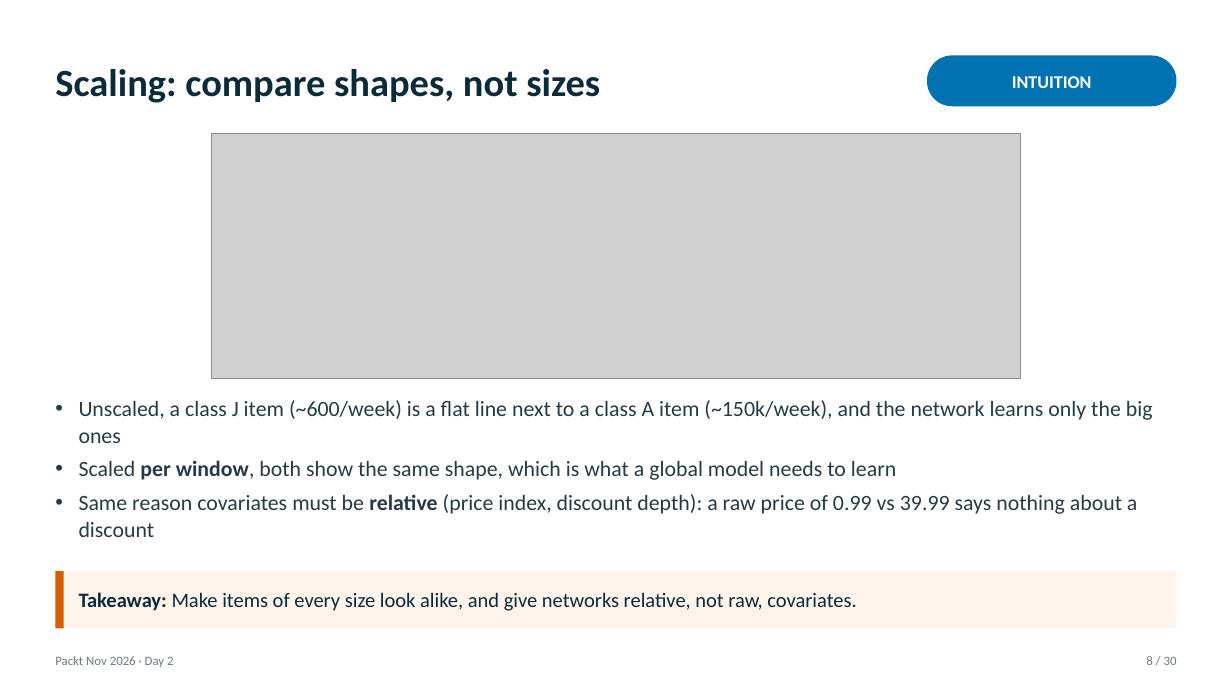
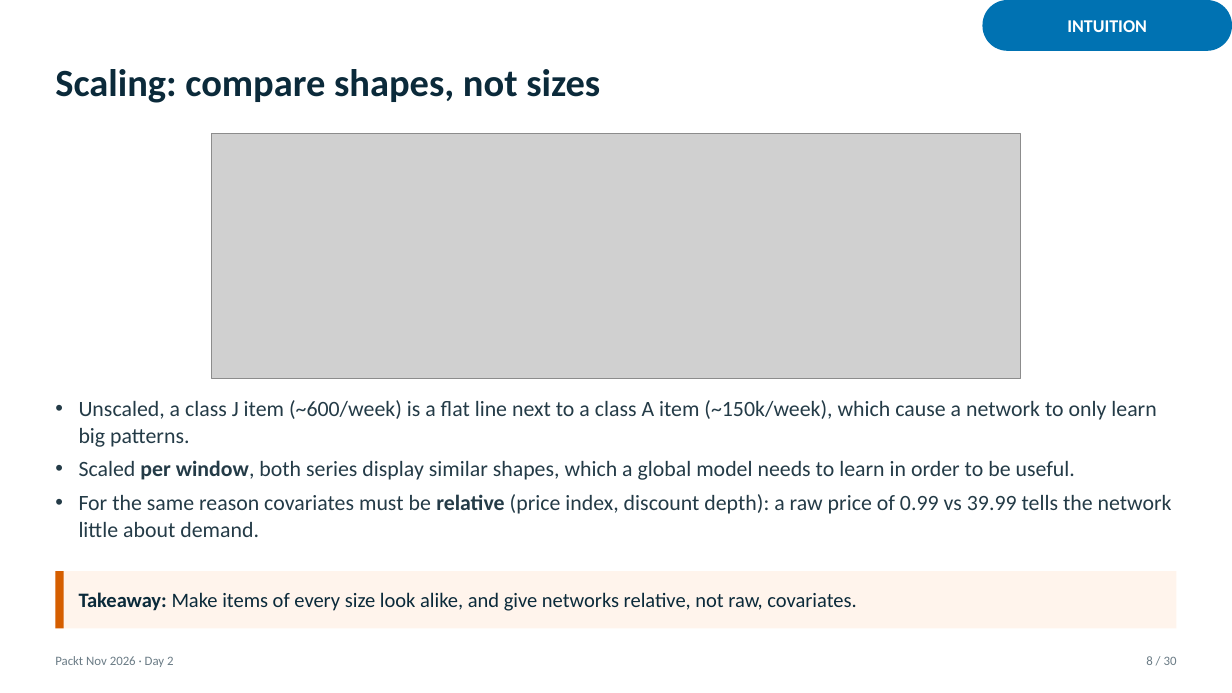
Before and after one commit to tackes/time-series-forecasting-bootcamp, a slide deck: slide 9 of day2_neural/slides_full/day2_slides.pptx (slide 8 before the commit). Drawn at 1232x693 pixels with LibreOffice and Linux fonts; fonts in the diff are those of the drawing; grey boxes stand for pictures. Boxes give left, top, right and bottom in pixels: in the first picture for what was removed or moved away, otherwise in the second. Text is boxed around its words. In the diff, an @@ line names an element or a change of style, - is before the commit and + after.

```diff
--- a/day2_neural/slides_full/day2_slides.pptx
+++ b/day2_neural/slides_full/day2_slides.pptx
@@ text "INTUITION": place and size @@
-text "INTUITION" at <box>1012,76,1092,88</box>
+text "INTUITION" at <box>1067,20,1147,32</box>
@@ rounded rectangle: place and size @@
-rounded rectangle at <box>927,55,1177,106</box>
+rounded rectangle at <box>982,0,1232,51</box>
@@ text at <box>79,400,1172,537</box>: text changed @@
-• Unscaled, a class J item (~600/week) is a flat line next to a class A item (~150k/week), and the network learns only the big ones
-• Scaled per window, both show the same shape, which is what a global model needs to learn
-• Same reason covariates must be relative (price index, discount depth): a raw price of 0.99 vs 39.99 says nothing about a discount
+• Unscaled, a class J item (~600/week) is a flat line next to a class A item (~150k/week), which cause a network to only learn big patterns.
+• Scaled per window, both series display similar shapes, which a global model needs to learn in order to be useful.
+• For the same reason covariates must be relative (price index, discount depth): a raw price of 0.99 vs 39.99 tells the network little about demand.
```
Also in this commit, not shown: 25 other slides changed, 9 slides added, 2 slides removed, 1 other file.
